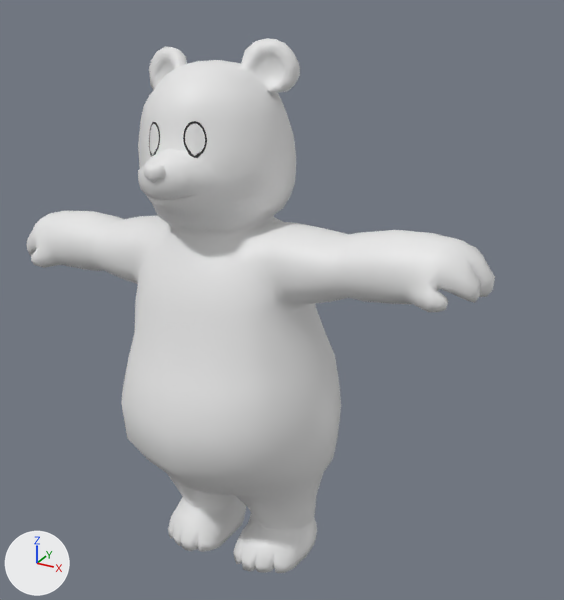
A saved change to the FBX model Assets/_Game/Animations/Bobby/Chicken Dance.fbx.
Camera for both pictures: a camera (50 mm lens) standing at (1.35, -2.19, 2.1) and looking at (0.09, 0.09, 0.96). The axes (+X, +Y, +Z) are drawn at lower left. The lights are the same throughout. Where no turn or scale is listed for an object, it has been applied to the vertices.

Script lines for the objects in view, before the commit:
```python
me_circle_002 = bpy.data.meshes.new('Circle.002')
me_circle_002.from_pydata(...)  # 458 vertices, 432 faces; spans x -0.116..0.123, y 0.0..0.049, z -0.078..0.053
# faces by material slot: [192, 120, 120]
me_circle_002.materials.append(mat_eyeline)  # black #000000
me_circle_002.materials.append(mat_eyeball_l)  # white #e7e7e7
me_circle_002.materials.append(mat_eyeball_r)  # white #e7e7e7
me_cube_004 = bpy.data.meshes.new('Cube.004')
me_cube_004.from_pydata(...)  # 2911 vertices, 2876 faces; spans x -1.0..1.0, y -0.42..0.36, z -0.01..1.91
ob_bobby_main = bpy.data.objects.new('Bobby_Main', me_cube_004)
ob_bobby_main.location = (-0.013, -0.021, -0.054)
ob_bobby_main.rotation_euler = (-0.0717, -0.11, -0.0303)  # degrees (-4.1, -6.3, -1.7)
ob_eyes = bpy.data.objects.new('Eyes', me_circle_002)
ob_eyes.location = (-0.195, -0.146, 1.569)
```
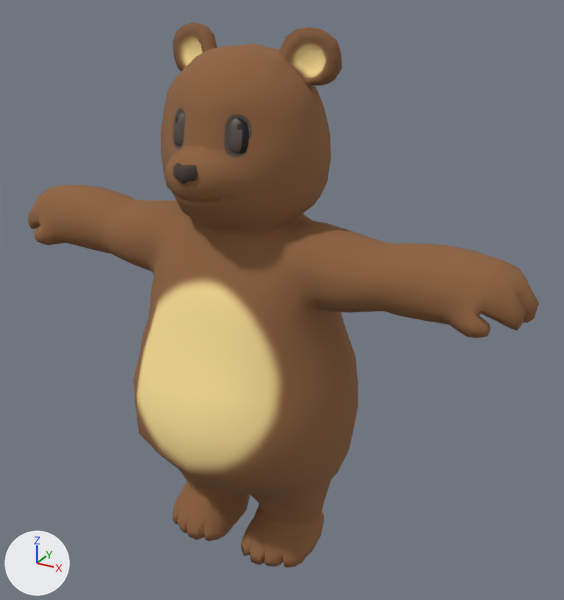
Changed parts and their boxes [x1, y1, x2, y2] in the pictures (564 x 600 px; the box of a moved part takes in the faces that stretch with it):
'Bobby_Main', reshaped, moved, turned
    before: [26, 38, 495, 573]
    after: [28, 22, 539, 568]
'Eyes', deleted
    before: [149, 121, 207, 158]
    faces in mat_eyeball_l (white #e7e7e7): [185, 124, 205, 156]
    faces in mat_eyeline (black #000000): [149, 121, 207, 158]
    faces in mat_eyeball_r (white #e7e7e7): [150, 124, 159, 155]
'pupil.L', added
    after: [228, 118, 249, 154]
'pupil.R', added
    after: [173, 112, 184, 146]
part 1 of me_cube_004, moved or reshaped
    before: [138, 50, 300, 186]
    after: [161, 33, 342, 182]
part 2 of me_cube_004, cut back
    before: [121, 362, 280, 471]
    after: [133, 354, 300, 476]
part 3 of me_cube_004, recoloured (white to brown)
    before: [26, 38, 495, 573]
    after: [28, 22, 539, 568]

Edits to the bpy script that builds the scene:
```text
Add img_t_bobby_png:
    img_t_bobby_png = load_image('T_Bobby.png', '../../Materials/Textures/T_Bobby.png', 2048, 2048, 'sRGB')
Add img_t_beyeballpupil_l_png:
    img_t_beyeballpupil_l_png = load_image('T_BEyeballPupil_L.png', '../../Materials/Textures/T_BEyeballPupil_L.png', 1024, 1024, 'sRGB')
Add img_t_beyeballpupil_r_png:
    img_t_beyeballpupil_r_png = load_image('T_BEyeballPupil_R.png', '../../Materials/Textures/T_BEyeballPupil_R.png', 1024, 1024, 'sRGB')
Add mat_m_bobby:
    mat_m_bobby = principled_material('M_Bobby')
    mat_m_bobby.texture = img_t_bobby_png
    mat_m_bobby.roughness = 1.0
Add mat_m_beyeballpupil_l:
    mat_m_beyeballpupil_l = principled_material('M_BEyeballPupil_L')
    mat_m_beyeballpupil_l.texture = img_t_beyeballpupil_l_png
Add mat_m_beyeballpupil_r:
    mat_m_beyeballpupil_r = principled_material('M_BEyeballPupil_R')
    mat_m_beyeballpupil_r.texture = img_t_beyeballpupil_r_png
Change me_cube_004:
    used by ob_bobby_main; location = (-0.013, -0.021, -0.054); rotation_euler = (-0.0717, -0.11, -0.0303), in degrees (-4.1, -6.3, -1.7)
    remove me_cube_004.from_pydata(...)  # 2911 vertices, 2876 faces; spans x -1.0..1.0, y -0.42..0.36, z -0.01..1.91
    add me_cube_004.from_pydata(...)  # 2814 vertices, 2776 faces; spans x -1.0..1.0, y -0.41..0.35, z -0.01..1.91
    me_cube_004 part 1: 36 vertices moved from x -0.32..0.32, y -0.23..0.07, z 1.57..1.81 to x -0.31..0.31, y -0.24..0.07, z 1.58..1.82; 13 vertices removed from x -0.22..0.22, y -0.36..0.04, z 1.5..1.76; 18 vertices added at x -0.21..0.21, y -0.36..0.04, z 1.5..1.77
    me_cube_004 part 2: 9 vertices moved from x -0.26..0.26, y -0.42..-0.12, z 0.0..0.68 to x -0.25..0.25, y -0.41..-0.12, z 0.0..0.68; 67 vertices removed from x -0.16..0.06, y -0.2..0.36, z -0.01..0.5; 15 vertices added at x -0.16..0.07, y -0.18..0.29, z 0.0..0.45
    me_cube_004 part 3: 2631 faces spanning x -1.0..1.0, y -0.41..0.34, z -0.01..1.91 switch from no material to mat_m_bobby (picture img_t_bobby_png)
Add me_cube_079:
    me_cube_079.from_pydata(...)  # 57 vertices, 48 faces; spans x -0.1365..-0.0728, y -0.2246..-0.1805, z 1.5572..1.6695
    me_cube_079.materials.append(mat_m_beyeballpupil_l)  # picture img_t_beyeballpupil_l_png
Add me_cube:
    me_cube.from_pydata(...)  # 114 vertices, 96 faces; spans x -0.137..0.137, y -0.224..-0.18, z 1.557..1.67
    me_cube.materials.append(mat_eyeball_l)  # white #e7e7e7
Add me_cube_080:
    me_cube_080.from_pydata(...)  # 57 vertices, 48 faces; spans x 0.0728..0.1365, y -0.2246..-0.1805, z 1.5572..1.6695
    me_cube_080.materials.append(mat_m_beyeballpupil_r)  # picture img_t_beyeballpupil_r_png
Remove ob_eyes:
    ob_eyes = bpy.data.objects.new('Eyes', me_circle_002)
    ob_eyes.location = (-0.195, -0.146, 1.569)
Change ob_bobby_main:
    ob_bobby_main.rotation_euler: (-0.0717, -0.11, -0.0303) -> (0.0, 0.0, 0.0)  # degrees (-4.1, -6.3, -1.7) -> degrees (0, 0, 0)
    ob_bobby_main.location: (-0.013, -0.021, -0.054) -> (0.0, 0.0, 0.0)
Add ob_pupil_r:
    ob_pupil_r = bpy.data.objects.new('pupil.R', me_cube_079)
    ob_pupil_r.location = (0.0, 0.0, 0.0)
Add ob_eyeball:
    ob_eyeball = bpy.data.objects.new('eyeball', me_cube)
    ob_eyeball.location = (0.0, 0.0, 0.0)
Add ob_pupil_l:
    ob_pupil_l = bpy.data.objects.new('pupil.L', me_cube_080)
    ob_pupil_l.location = (0.0, 0.0, 0.0)
```
